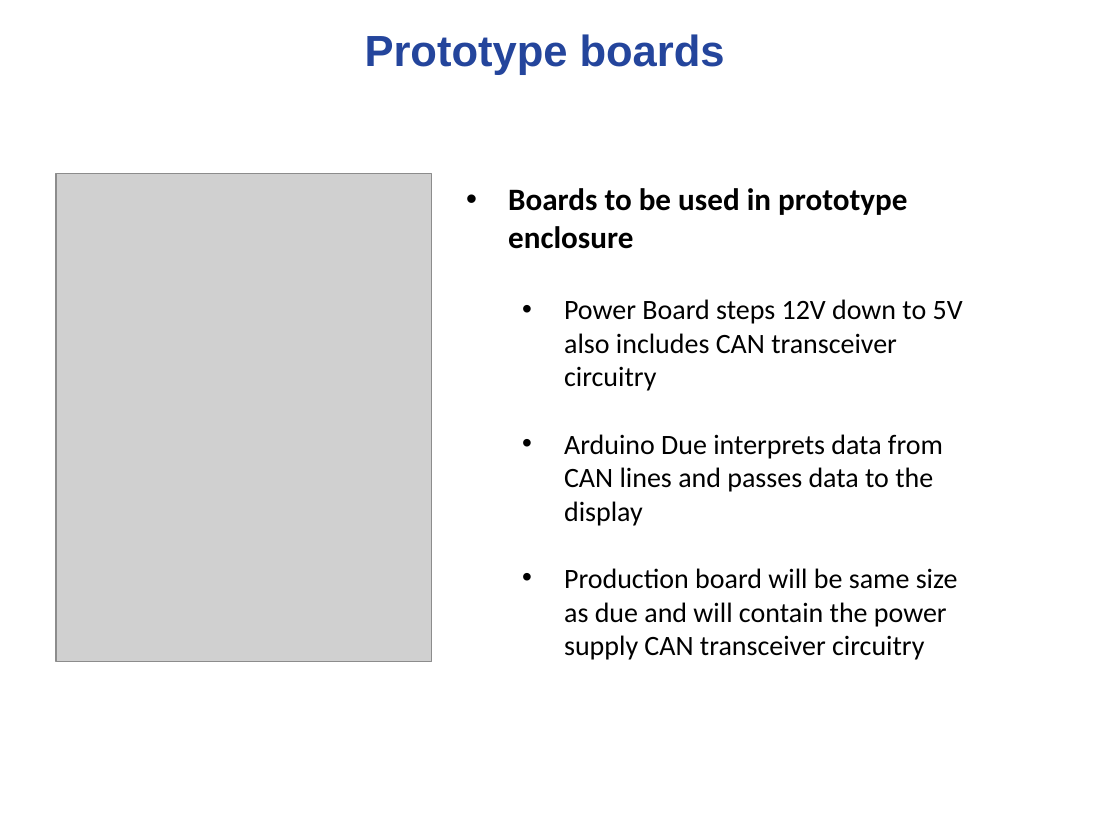
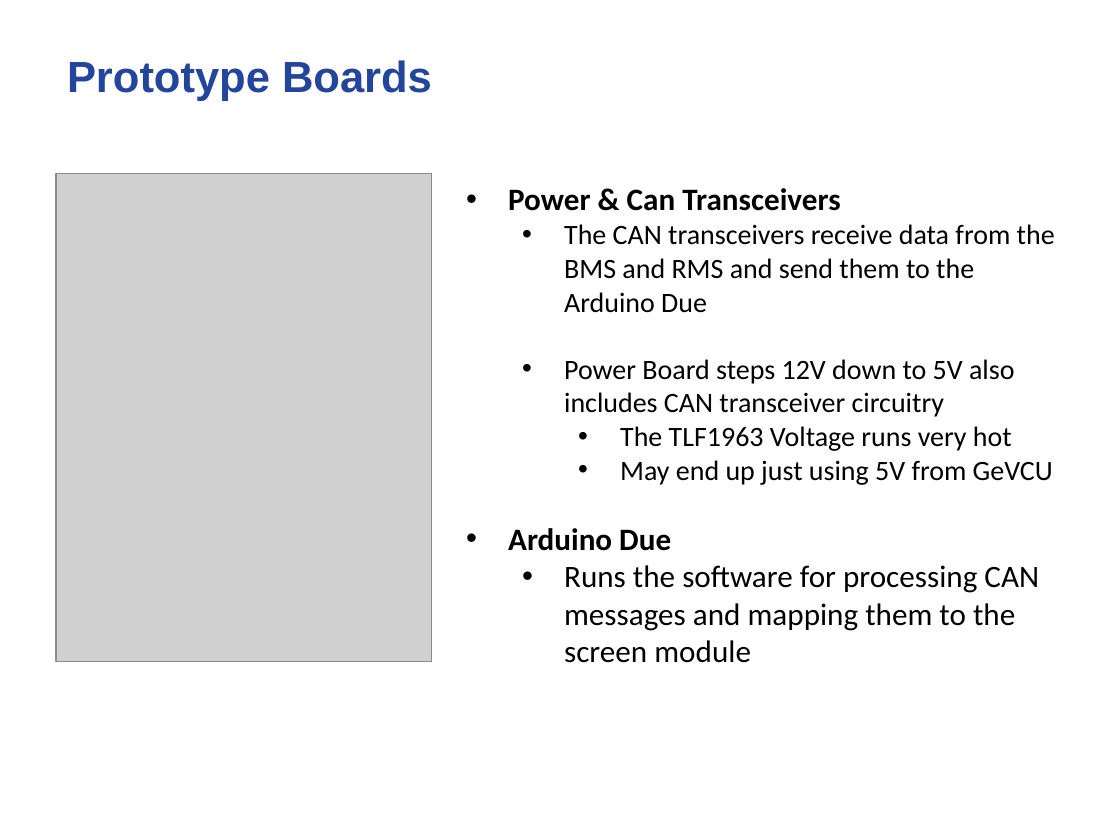
Before and after one commit to noahterickson/DigitalDash, a slide deck: slide 8 of Documentation/VMS_meeting_demo_5-1-15.pptx (slide 4 before the commit). Drawn at 1120x840 pixels with LibreOffice and Linux fonts; fonts in the diff are those of the drawing; grey boxes stand for pictures. Boxes give left, top, right and bottom in pixels: in the first picture for what was removed or moved away, otherwise in the second. Text is boxed around its words. In the diff, an @@ line names an element or a change of style, - is before the commit and + after.

```diff
--- a/Documentation/VMS_meeting_demo_5-1-15.pptx
+++ b/Documentation/VMS_meeting_demo_5-1-15.pptx
@@ text at (67,60,432,101): text changed @@
-Prototype boards
+Prototype Boards
@@ text at (508,188,1055,313): text changed; size 20 to 18 pt; bold off @@
-• Boards to be used in prototype enclosure
+• Power & Can Transceivers
+  • The CAN transceivers receive data from the BMS and RMS and send them to the Arduino Due
@@ text at (508,426,1053,663): text changed; size 18 to 20 pt @@
-  • Arduino Due interprets data from CAN lines and passes data to the display
-  • Production board will be same size as due and will contain the power supply CAN transceiver circuitry
+    • The TLF1963 Voltage runs very hot
+    • May end up just using 5V from GeVCU
+• Arduino Due
+  • Runs the software for processing CAN messages and mapping them to the screen module
```
Also in this commit, not shown: 11 slides added, 3 slides removed, 1 other file.
